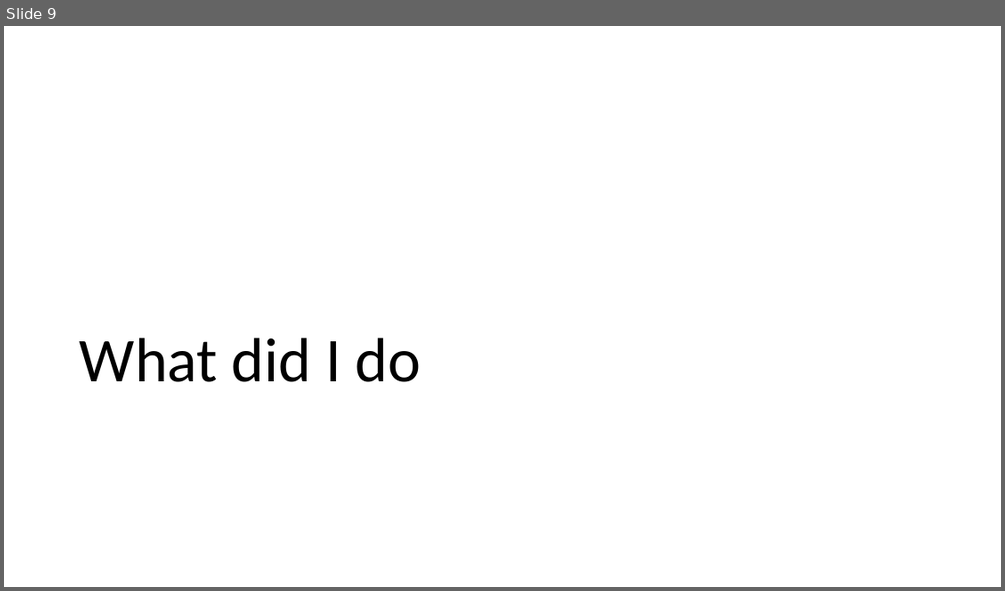
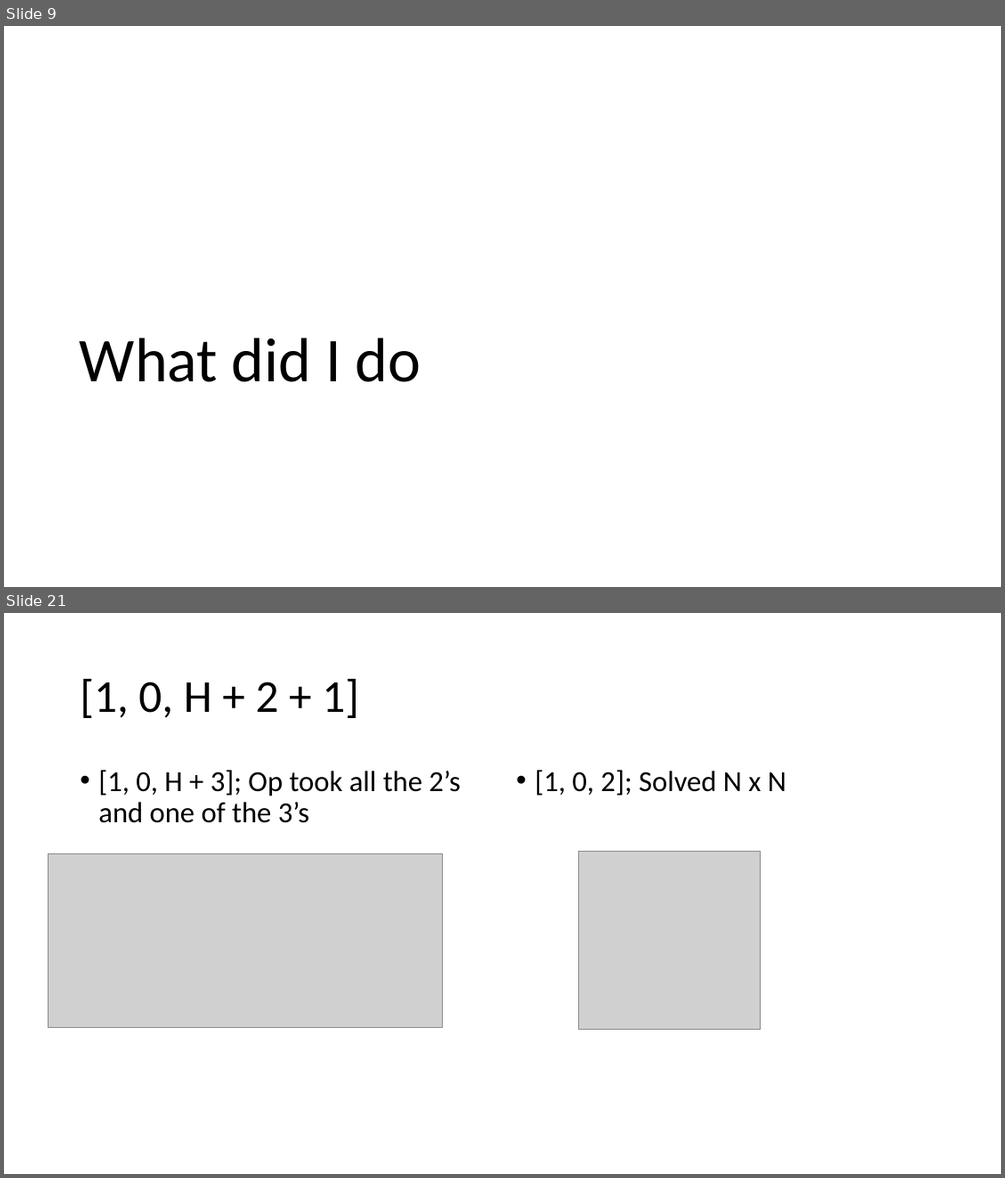
Before and after one commit to EzraSkwarka/Math-Capstone, a slide deck: Presentation/Mat Cap draft.pptx. Shown one above the other, each under a label of ours: slide 9 before the commit, slides 9 and 21 after it; the slides between them are not shown. The pictures are 1005x591 and 1005x1178 pixels, drawn with LibreOffice and Linux fonts; fonts in the diff are those of the drawing; grey boxes stand for pictures. Boxes give left, top, right and bottom in pixels: in the first picture for what was removed or moved away, otherwise in the second. Text is boxed around its words. In the diff, an @@ line names an element or a change of style, - is before the commit and + after.

```diff
--- a/Presentation/Mat Cap draft.pptx
+++ b/Presentation/Mat Cap draft.pptx
@@ slide 21 added at <box>4,613,1001,1174</box>, background #FFFFFF @@
@@ title added at <box>80,679,359,718</box>, 44 pt, text #000000 @@
+[1, 0, H + 2 + 1]
@@ text added at <box>98,770,460,823</box>, 28 pt, text #000000 @@
+• [1, 0, H + 3]; Op took all the 2’s and one of the 3’s
@@ text added at <box>534,770,786,795</box>, 28 pt, text #000000 @@
+• [1, 0, 2]; Solved N x N
@@ picture added at <box>578,852,760,1030</box> @@
@@ picture added at <box>48,853,443,1027</box> @@
```
Also in this commit, not shown: 8 slides changed, 16 other slides added, 1 slide removed.
